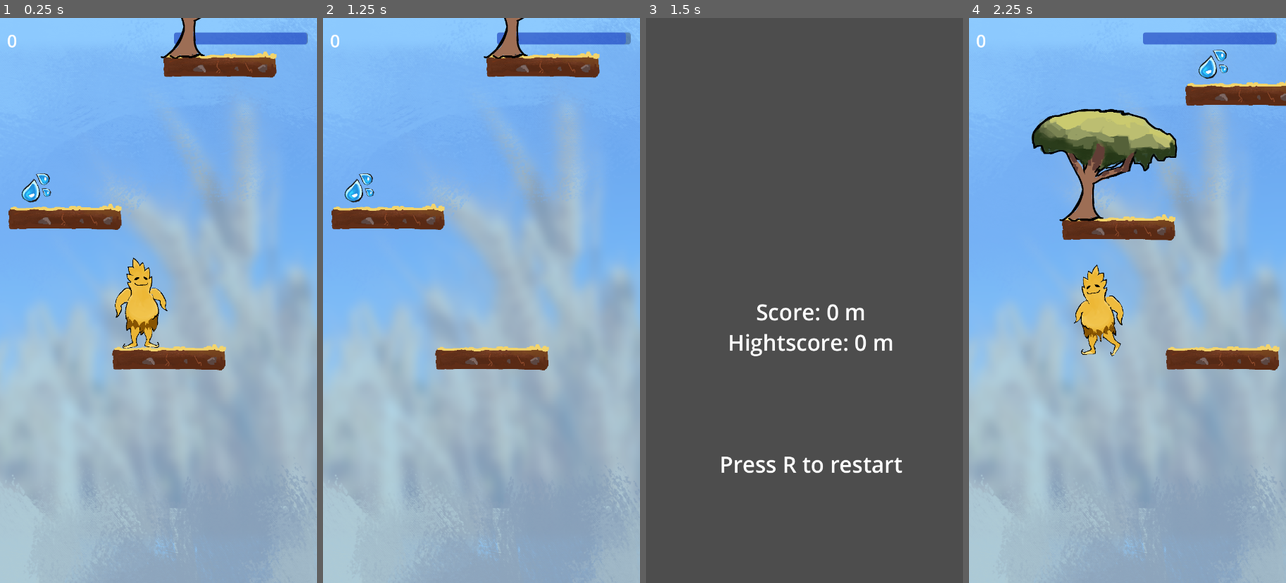
Above: before the commit, frames 1-4 (left to right).
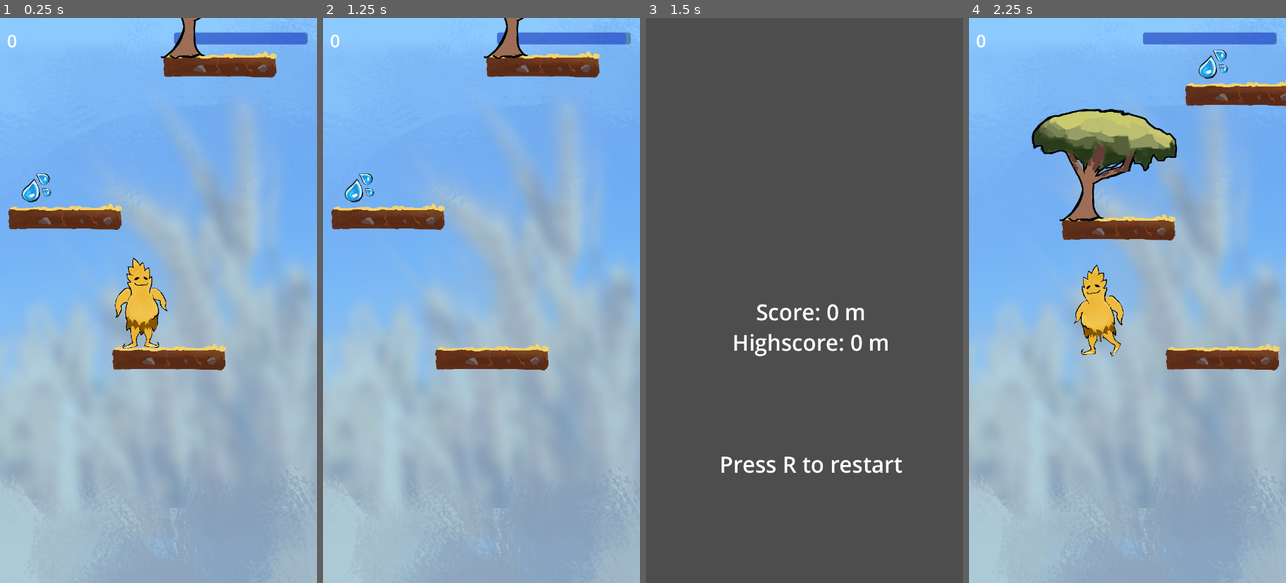
Above: after the commit, the same moments.

Repository: DannyIsYog/Trigo-Jump
Game: Godot game, scene res://Game/Scenes/MainScene.tscn
Two runs of this game, one before a commit and one after it. Both use one fixed random seed, a clock stepped at 60 frames per second and the inputs below.
Inputs:
- Up to frame 1 (0.25 s): no input
- Up to frame 2 (1.25 s): hold D (right) from 0.53 s (still down); tap Space (jump) at 0.77 s
- Up to frame 3 (1.5 s): keep holding D (right); tap Enter at 1.25 s
- Up to frame 4 (2.25 s): tap Space (jump) at 1.52 s; tap R (restart) at 2 s; release D (right) at 2.03 s; hold A (left) from 2.03 s (still down)

Frames 1-2 are identical in both runs. In frame 3, 0.9% of the frame differs, in the area x 26-78%, y 55-60%; in frame 4, nothing differs.

Commit message:
fix Fábio's typo

Diff:
--- a/Game/Scripts/score.gd
+++ b/Game/Scripts/score.gd
@@ -3,7 +3,7 @@
 @onready var gameManager = get_parent()
 # Called when the node enters the scene tree for the first time.
 func _ready():
-	self.text = "[center] Score: " + str(gameManager.score) + " m \n Hightscore: " + str(gameManager.highScore) + " m \n\n\n\n Press R to restart[/center]"
+	self.text = "[center] Score: " + str(gameManager.score) + " m \n Highscore: " + str(gameManager.highScore) + " m \n\n\n\n Press R to restart[/center]"
 
 # Called every frame. 'delta' is the elapsed time since the previous frame.
 func _process(delta):
